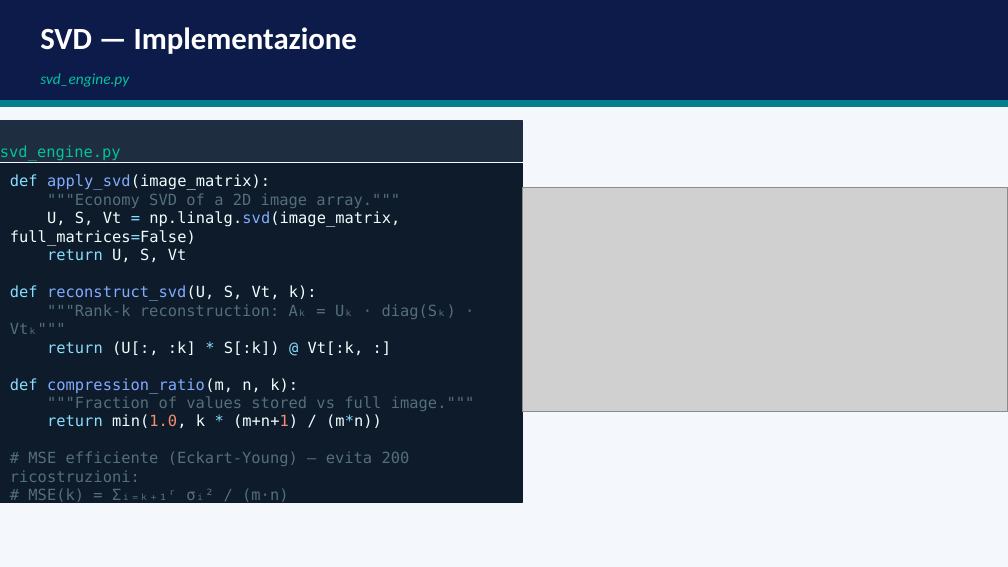
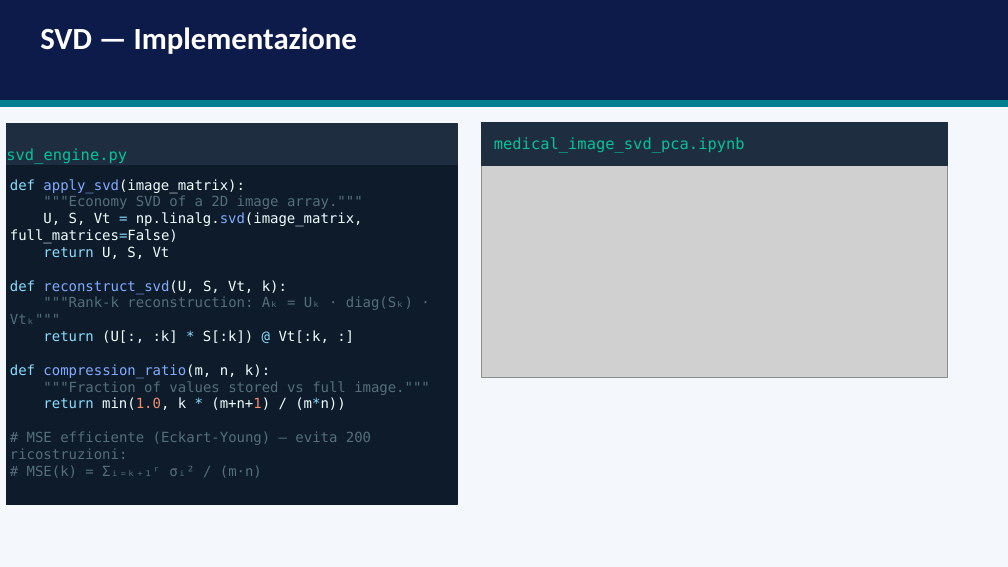
Before and after one commit to andreapatruno1/Image-Compression-and-Analysis, a slide deck: slide 6 of docs/SVD e PCA per l'analisi di immagini mediche.pptx. Drawn at 1008x567 pixels with LibreOffice and Linux fonts; fonts in the diff are those of the drawing; grey boxes stand for pictures. Boxes give left, top, right and bottom in pixels: in the first picture for what was removed or moved away, otherwise in the second. Text is boxed around its words. In the diff, an @@ line names an element or a change of style, - is before the commit and + after.

```diff
--- a/docs/SVD e PCA per l'analisi di immagini mediche.pptx
+++ b/docs/SVD e PCA per l'analisi di immagini mediche.pptx
@@ text removed at <box>40,73,129,87</box> @@
-svd_engine.py
@@ text "svd_engine.py": place and size @@
-text "svd_engine.py" at <box>0,145,121,161</box>
+text "svd_engine.py" at <box>6,148,127,164</box>
@@ rectangle: place and size @@
-rectangle at <box>0,121,523,161</box>
+rectangle at <box>6,123,457,165</box>
@@ rectangle added at <box>482,122,948,165</box>, fill #1E2D40, outline #1E2D40 1 pt @@
@@ text added at <box>494,137,745,153</box>, 11 pt, text #02C39A @@
+medical_image_svd_pca.ipynb
@@ text "def apply_svd(image_matrix): """Economy SVD of ..." at <box>10,179,430,478</box>: size 11 to 10 pt @@
@@ rectangle: place and size @@
-rectangle at <box>0,163,523,502</box>
+rectangle at <box>6,165,457,504</box>
@@ picture: place and size @@
-picture at <box>523,187,1008,411</box>
+picture at <box>482,163,948,378</box>
```
Also in this commit, not shown: 9 other slides changed, 5 other files.
